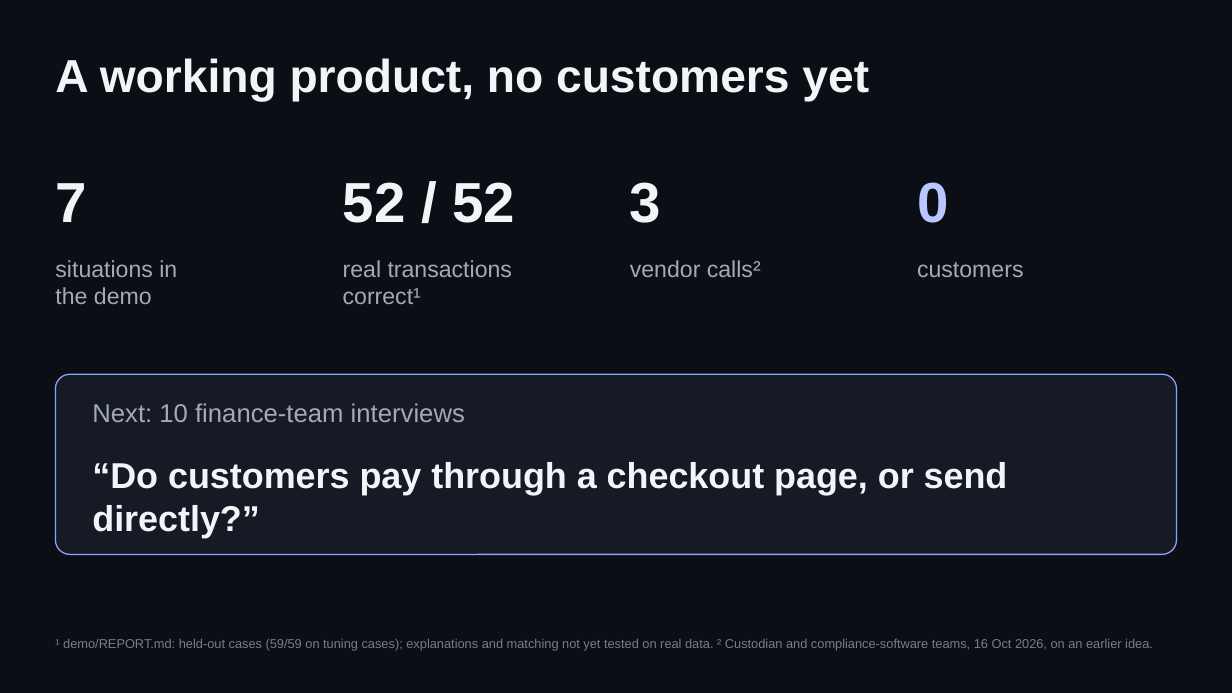
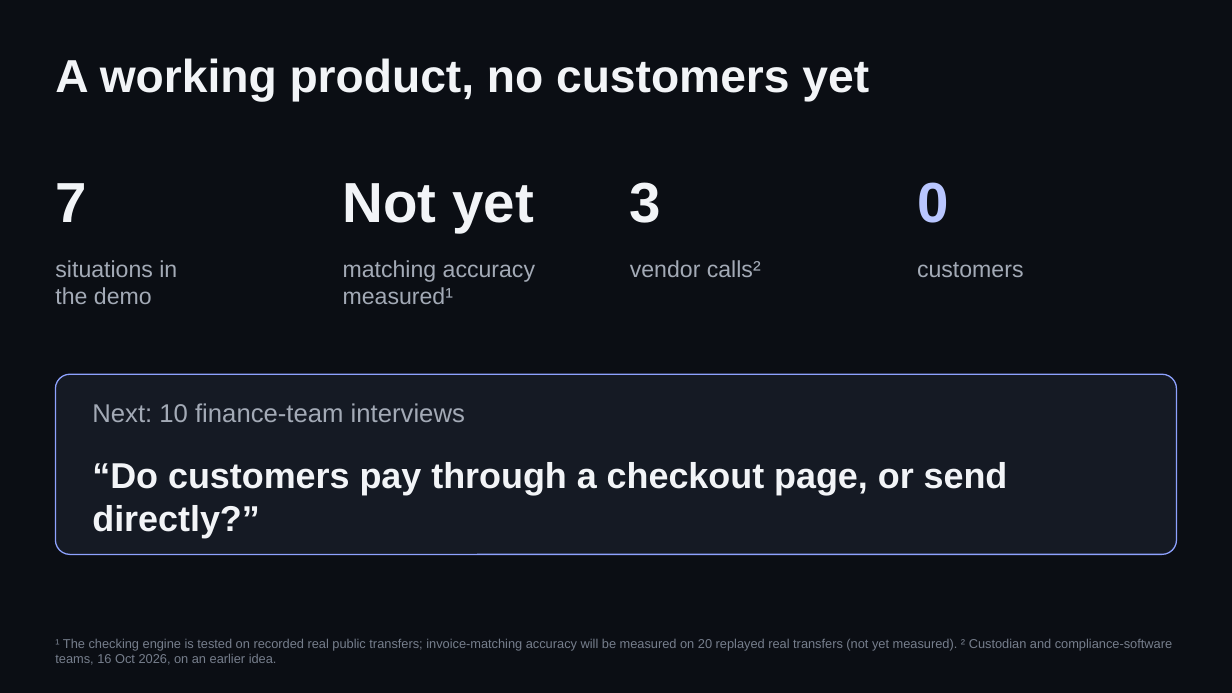
Before and after one commit to trysarathy/investigation-desk, a slide deck: slide 8 of pitch/Clearline_Pitch_Deck_10.pptx. Drawn at 1232x693 pixels with LibreOffice and Linux fonts; fonts in the diff are those of the drawing. Boxes give left, top, right and bottom in pixels: in the first picture for what was removed or moved away, otherwise in the second. Text is boxed around its words. In the diff, an @@ line names an element or a change of style, - is before the commit and + after.

```diff
--- a/pitch/Clearline_Pitch_Deck_10.pptx
+++ b/pitch/Clearline_Pitch_Deck_10.pptx
@@ text at box(343, 183, 534, 233): text changed @@
-52 / 52
+Not yet
@@ text at box(343, 260, 535, 304): text changed @@
-real transactions
-correct¹
+matching accuracy
+measured¹
@@ text at box(55, 639, 1172, 665): text changed @@
-¹ demo/REPORT.md: held-out cases (59/59 on tuning cases); explanations and matching not yet tested on real data. ² Custodian and compliance-software teams, 16 Oct 2026, on an earlier idea.
+¹ The checking engine is tested on recorded real public transfers; invoice-matching accuracy will be measured on 20 replayed real transfers (not yet measured). ² Custodian and compliance-software teams, 16 Oct 2026, on an earlier idea.
```
Also in this commit, not shown: 20 other files.
